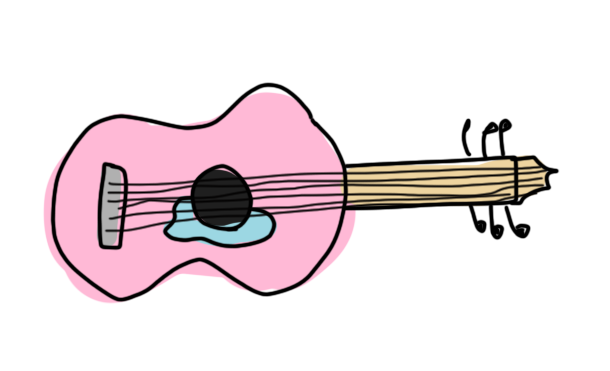
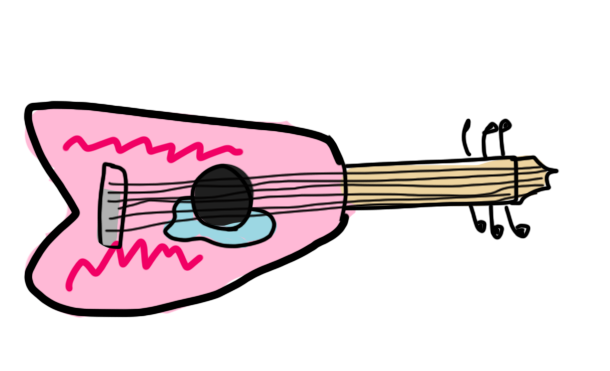
Layers edited between the first and the second w=610, h=371 image:
painted on "Layer 1" over <box>23,82,350,318</box>
painted on "Layer 2" over <box>23,91,356,318</box>
